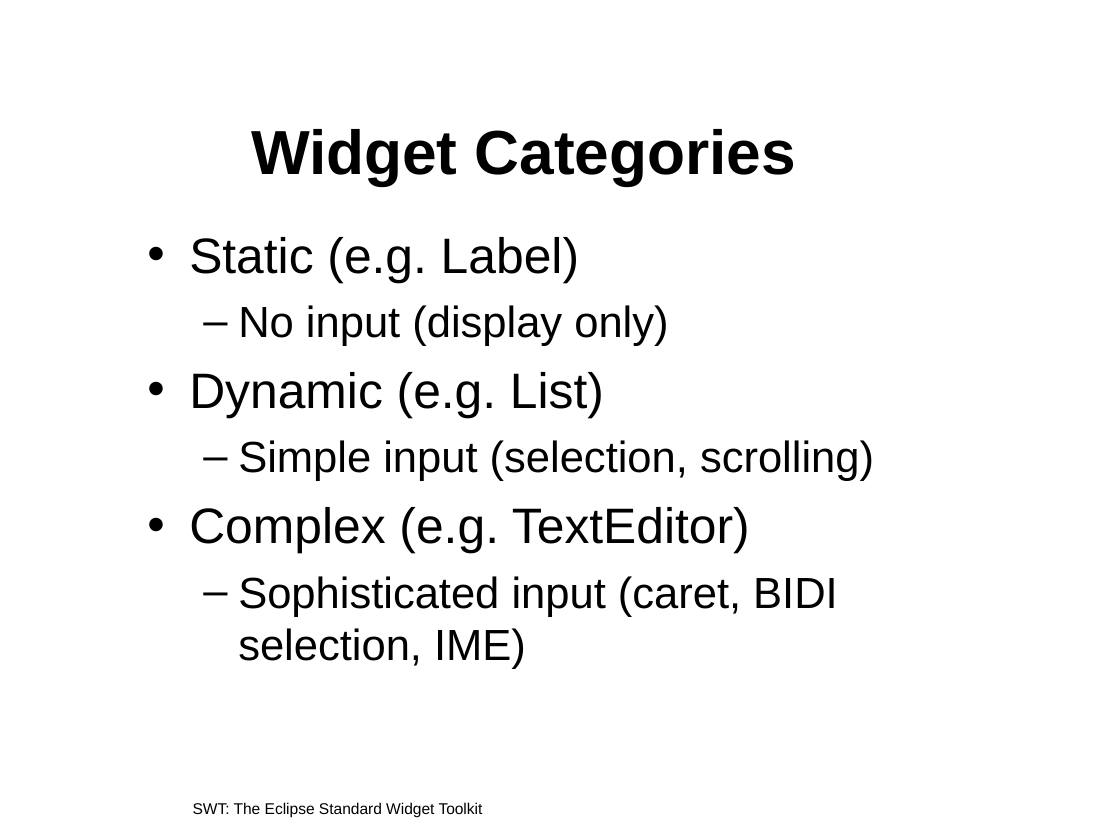
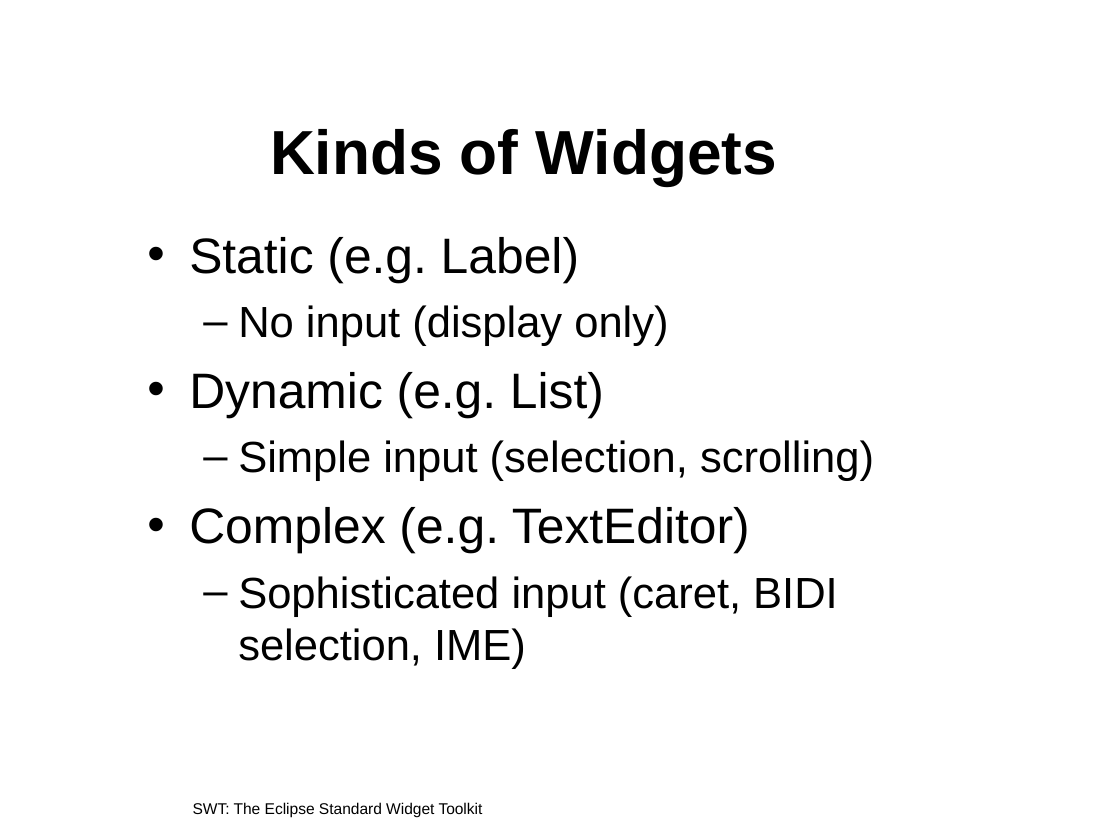
Before and after one commit to eclipse-platform/www.eclipse.org-eclipse, a slide deck: slide 9 of tutorials/oopsla2005/t22-irvine.ppt. Drawn at 1120x840 pixels with LibreOffice and Linux fonts; fonts in the diff are those of the drawing; background and template pictures are left out. Boxes give left, top, right and bottom in pixels: in the first picture for what was removed or moved away, otherwise in the second. Text is boxed around its words. In the diff, an @@ line names an element or a change of style, - is before the commit and + after.

```diff
--- a/tutorials/oopsla2005/t22-irvine.ppt
+++ b/tutorials/oopsla2005/t22-irvine.ppt
@@ title at (x1=270, y1=129, x2=777, y2=185): text changed @@
-Widget Categories
+Kinds of Widgets
```
Also in this commit, not shown: 9 other slides changed.
